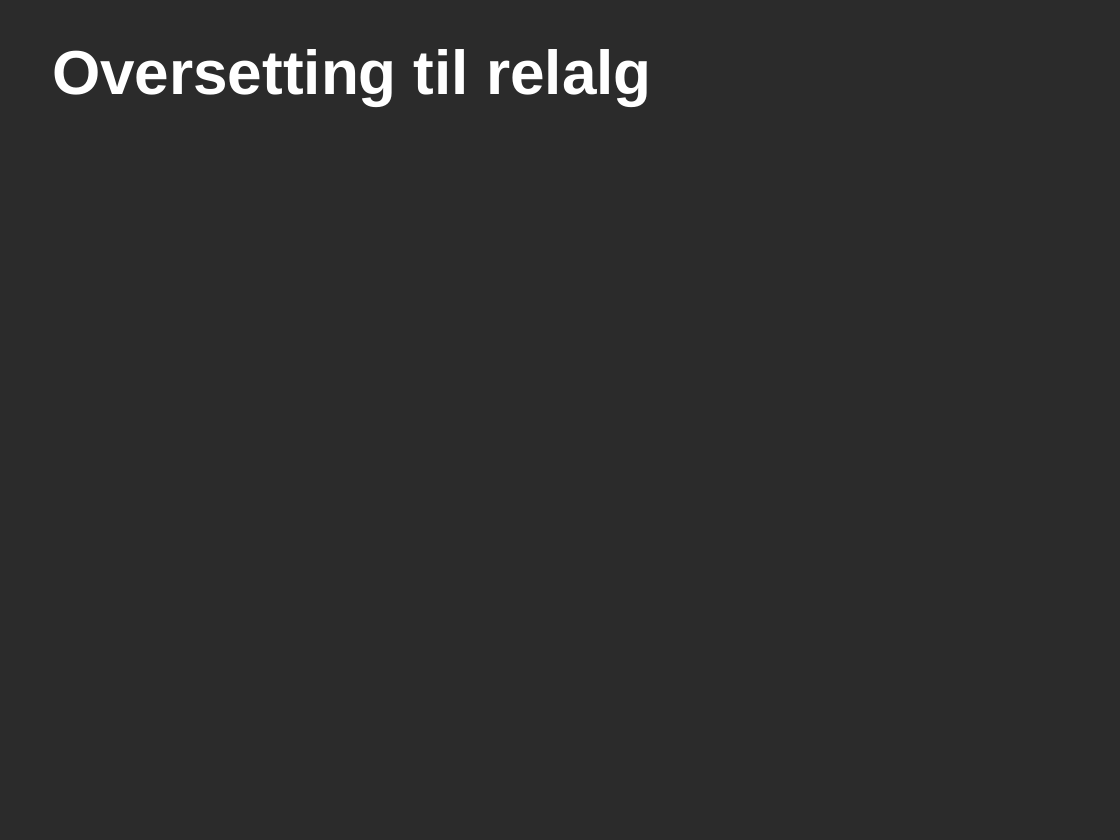
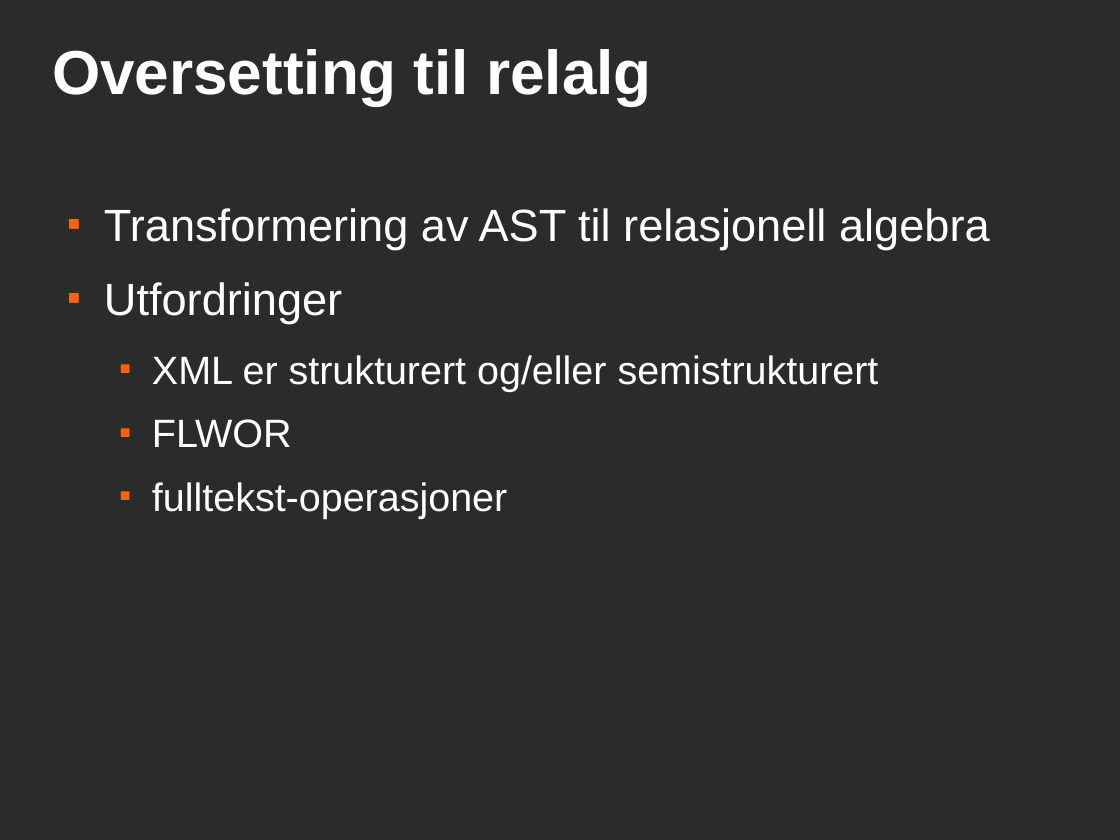
Before and after one commit to andrerav/xqft-parser, a slide deck: slide 7 of doc/xqueryft.odp (slide 6 before the commit). Drawn at 1120x840 pixels with LibreOffice and Linux fonts; fonts in the diff are those of the drawing; background and template pictures are left out; a plain dark background stands for a picture behind light text. Boxes give left, top, right and bottom in pixels: in the first picture for what was removed or moved away, otherwise in the second. Text is boxed around its words. In the diff, an @@ line names an element or a change of style, - is before the commit and + after.

```diff
--- a/doc/xqueryft.odp
+++ b/doc/xqueryft.odp
@@ text added at (104, 208, 990, 519), 28 pt, text #FFFFFF @@
+■ Transformering av AST til relasjonell algebra
+■ Utfordringer
+  ■ XML er strukturert og/eller semistrukturert
+  ■ FLWOR
+  ■ fulltekst-operasjoner
```
Also in this commit, not shown: 1 other slide changed, 3 slides added, 2 slides removed, 4 other files.
